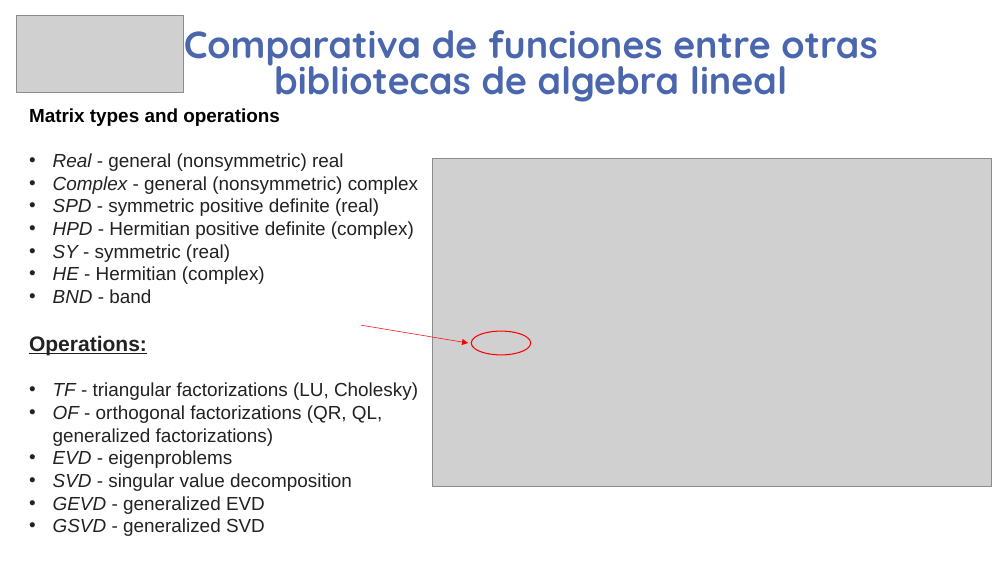
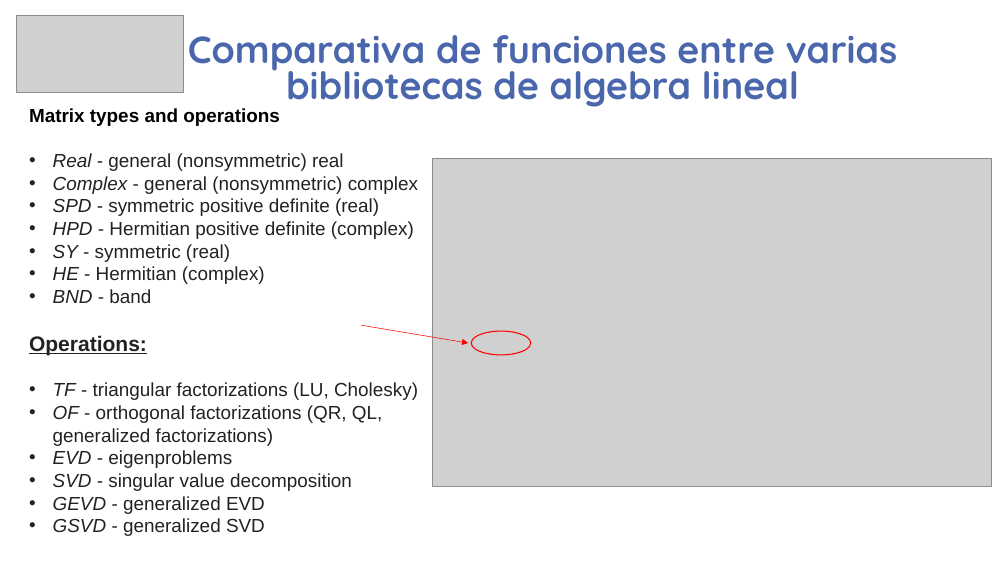
Before and after one commit to guaguaUPM/UPM, a slide deck: slide 3 of lu-lapack.pptx (slide 8 before the commit). Drawn at 1008x567 pixels with LibreOffice and Linux fonts; fonts in the diff are those of the drawing; grey boxes stand for pictures; background and template pictures are left out. Boxes give left, top, right and bottom in pixels: in the first picture for what was removed or moved away, otherwise in the second. Text is boxed around its words. In the diff, an @@ line names an element or a change of style, - is before the commit and + after.

```diff
--- a/lu-lapack.pptx
+++ b/lu-lapack.pptx
@@ title at [188,35,898,107]: text changed @@
-Comparativa de funciones entre otras bibliotecas de algebra lineal
+Comparativa de funciones entre varias bibliotecas de algebra lineal
```
Also in this commit, not shown: 1 other slide changed.
